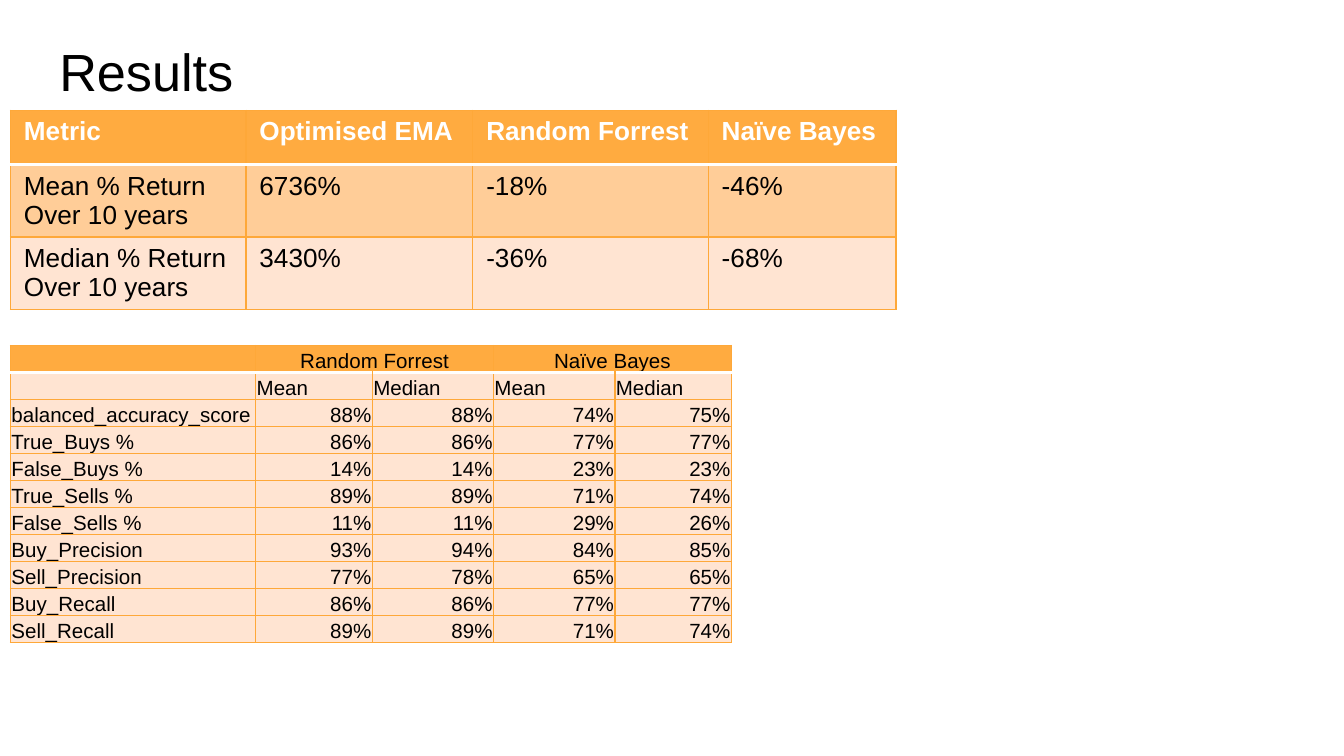
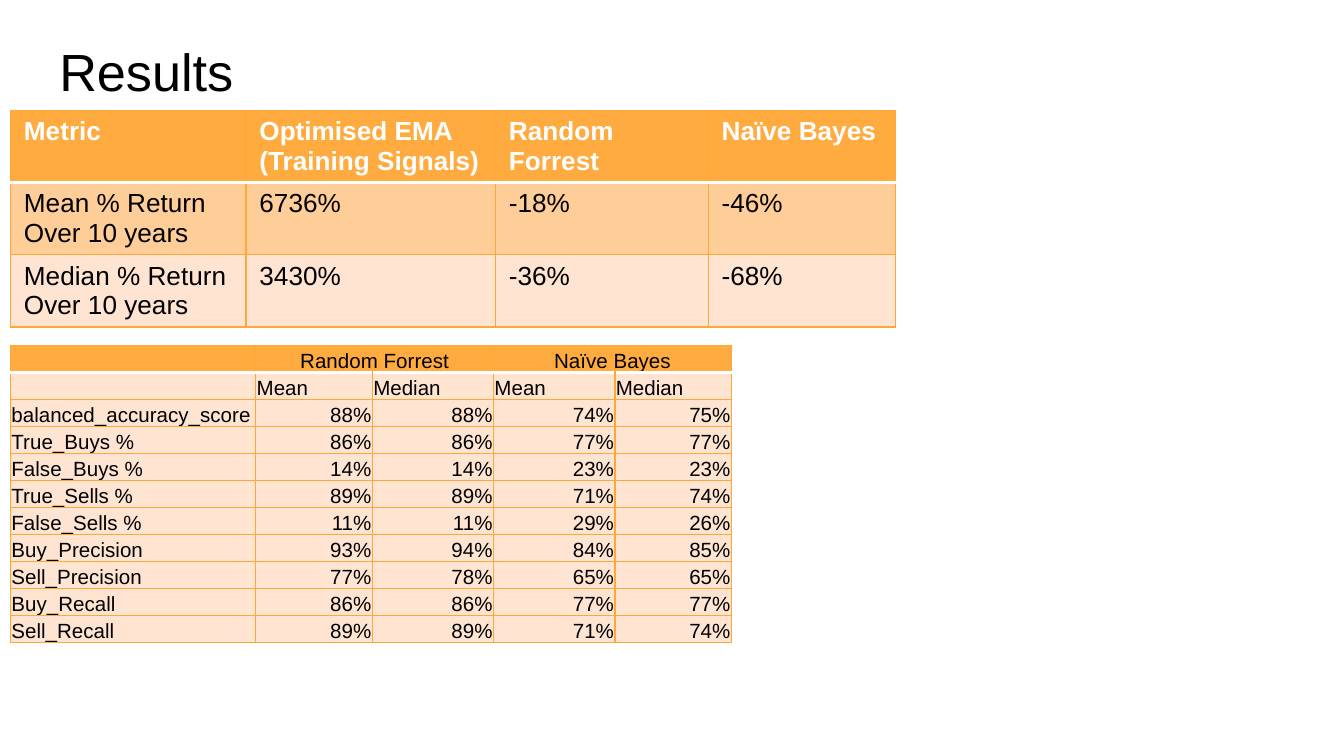
Before and after one commit to TRU-K/BCS-Project-2, a slide deck: slide 5 of Group 5 Presentation.pptx (slide 6 before the commit). Drawn at 1344x756 pixels with LibreOffice and Linux fonts; fonts in the diff are those of the drawing; background and template pictures are left out. Boxes give left, top, right and bottom in pixels: in the first picture for what was removed or moved away, otherwise in the second. Text is boxed around its words. In the diff, an @@ line names an element or a change of style, - is before the commit and + after.

```diff
--- a/Group 5 Presentation.pptx
+++ b/Group 5 Presentation.pptx
@@ table at box(11, 110, 896, 339) @@
-row 1, column 2: Optimised EMA
+row 1, column 2: Optimised EMA / (Training Signals)
```
Also in this commit, not shown: 4 other slides changed, 1 slide added, 1 slide removed.
